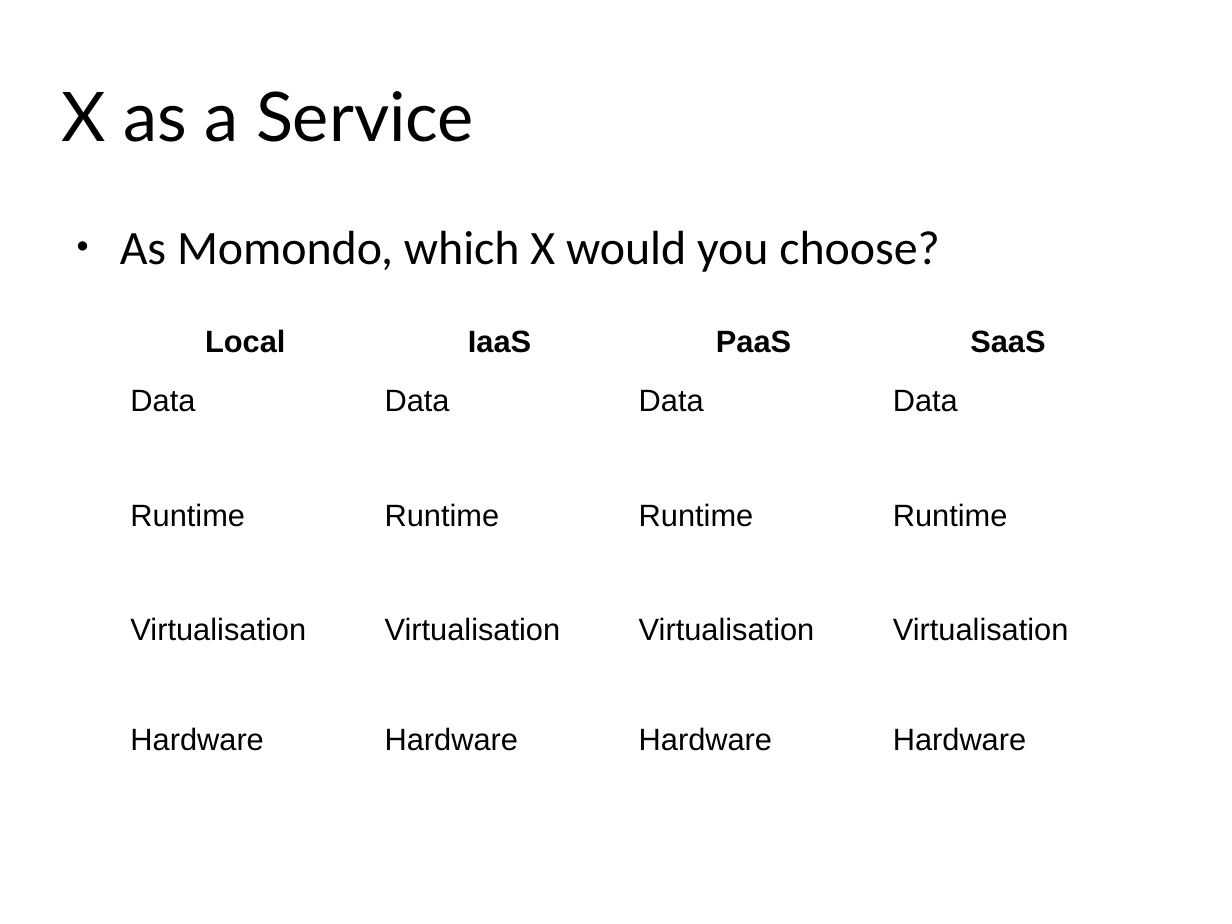
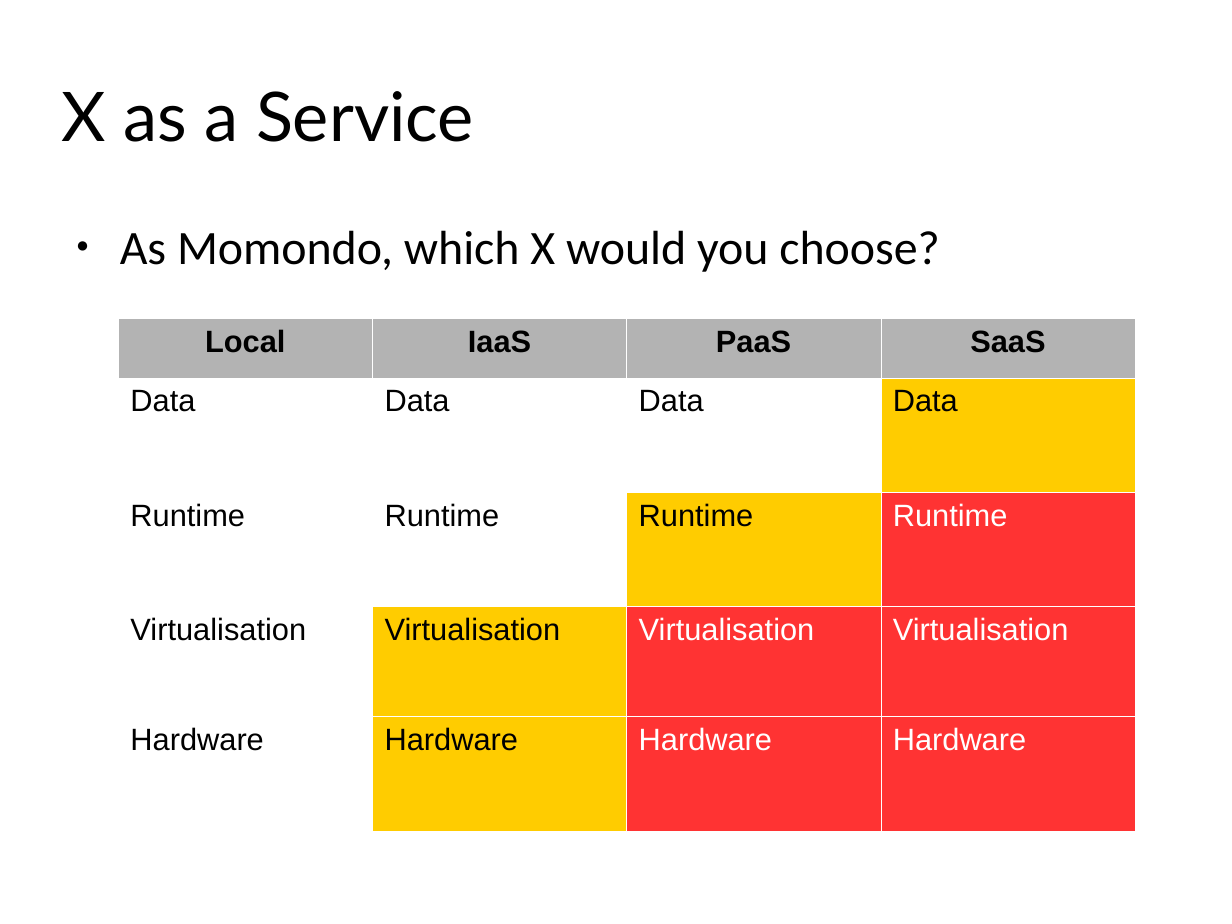
Before and after one commit to scheldejonas/week2-network, a slide deck: slide 20 of virtualisation.odp. Drawn at 1232x924 pixels with LibreOffice and Linux fonts; fonts in the diff are those of the drawing; background and template pictures are left out. Boxes give left, top, right and bottom in pixels: in the first picture for what was removed or moved away, otherwise in the second. Text is boxed around its words. In the diff, an @@ line names an element or a change of style, - is before the commit and + after.

```diff
--- a/virtualisation.odp
+++ b/virtualisation.odp
@@ table at box(118, 319, 1135, 832) @@
@@ fill none to #B3B3B3 in row 1 @@
@@ fill none to #FFFFFF in 7 cells @@
@@ fill none to #FFCC00 in 4 cells @@
@@ fill none to #FF3333 in 5 cells @@
@@ text colour #000000 to #FFFFFF in "Runtime", "Virtualisation", "Virtualisation", "Hardware" and 1 more places @@
```
Also in this commit, not shown: 2 other slides changed, 1 other file.
